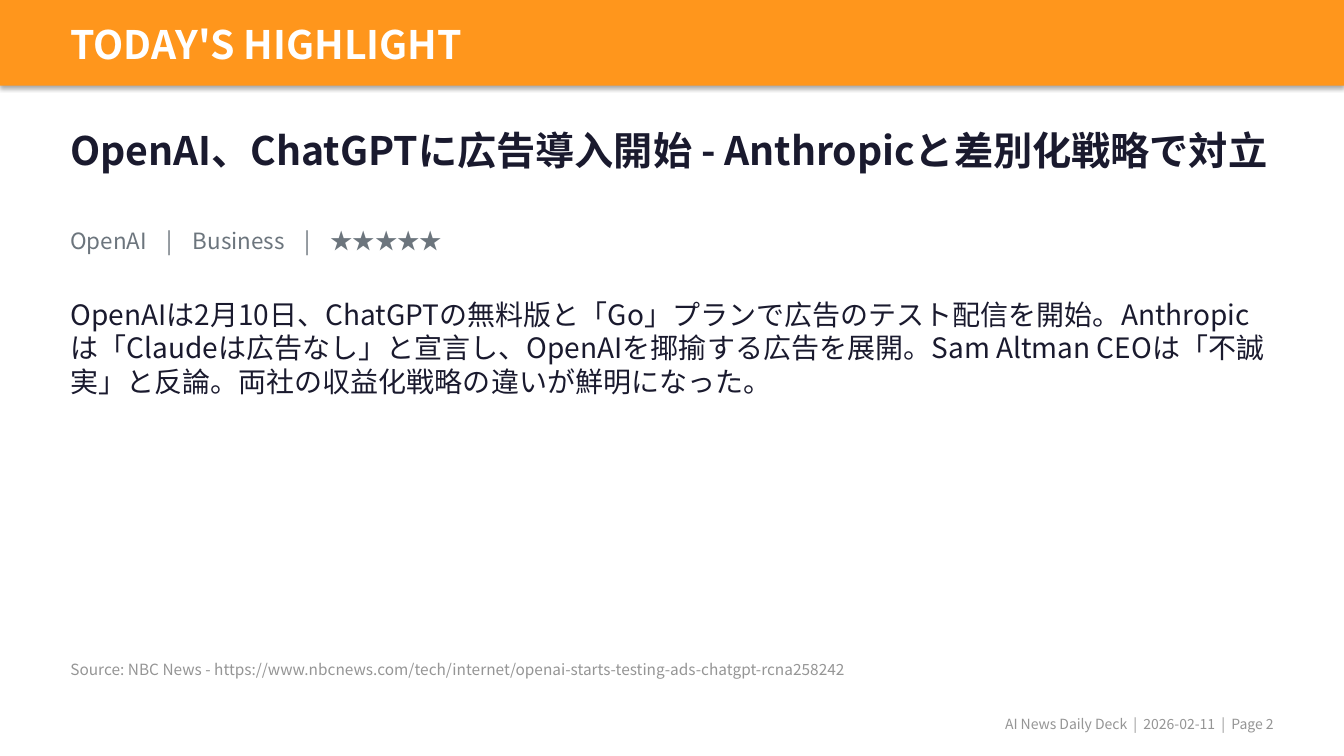
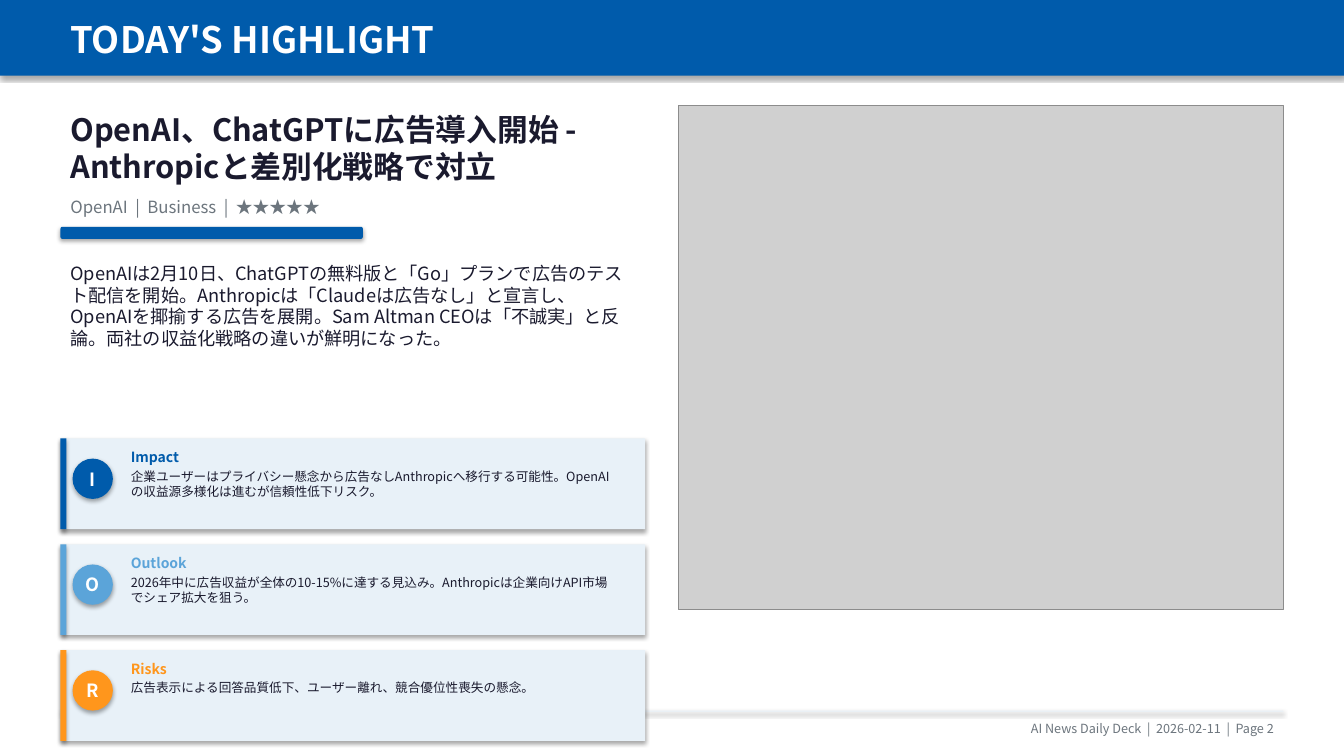
Before and after one commit to chel2311/ai-news-deck-reports, a slide deck: slide 3 of 2026-02-11/report.pptx. Drawn at 1344x756 pixels with LibreOffice and Linux fonts; fonts in the diff are those of the drawing; grey boxes stand for pictures. Boxes give left, top, right and bottom in pixels: in the first picture for what was removed or moved away, otherwise in the second. Text is boxed around its words. In the diff, an @@ line names an element or a change of style, - is before the commit and + after.

```diff
--- a/2026-02-11/report.pptx
+++ b/2026-02-11/report.pptx
@@ rectangle: place and size @@
-rectangle at [0, 0, 1344, 86]
+rectangle at [0, 0, 1344, 76]
@@ rectangle at [0, 0, 1344, 76]: fill #FF961C to #005BAB @@
@@ text "TODAY'S HIGHLIGHT" at [70, 24, 435, 54]: size 28 to 26 pt @@
@@ text "OpenAI、ChatGPTに広告導入開始 - Anthropicと差別化戦略で対立": place and size @@
-text "OpenAI、ChatGPTに広告導入開始 - Anthropicと差別化戦略で対立" at [70, 131, 1267, 174]
+text "OpenAI、ChatGPTに広告導入開始 - Anthropicと差別化戦略で対立" at [70, 114, 558, 185]
@@ text "OpenAI、ChatGPTに広告導入開始 - Anthropicと差別化戦略で対立" at [70, 114, 558, 185]: size 28 to 22 pt @@
@@ picture added at [679, 106, 1284, 610] @@
@@ text "OpenAI | Business | ★★★★★": place and size @@
-text "OpenAI | Business | ★★★★★" at [70, 232, 285, 254]
+text "OpenAI | Business | ★★★★★" at [70, 200, 216, 217]
@@ text "OpenAI | Business | ★★★★★" at [70, 200, 216, 217]: size 16 to 12 pt @@
@@ rounded rectangle added at [60, 227, 363, 239], fill #005BAB @@
@@ text "OpenAIは2月10日、ChatGPTの無料版と「Go」プランで広告のテスト配信を開始。Anthropicは「Clau ...": place and size @@
-text "OpenAIは2月10日、ChatGPTの無料版と「Go」プランで広告のテスト配信を開始。Anthropicは「Clau ..." at [70, 301, 1265, 395]
+text "OpenAIは2月10日、ChatGPTの無料版と「Go」プランで広告のテスト配信を開始。Anthropicは「Clau ..." at [70, 264, 623, 347]
@@ text "OpenAIは2月10日、ChatGPTの無料版と「Go」プランで広告のテスト配信を開始。Anthropicは「Clau ..." at [70, 264, 623, 347]: size 20 to 13 pt @@
@@ rectangle added at [60, 439, 645, 529], fill #E8F1F8 @@
@@ rectangle added at [60, 439, 67, 529], fill #005BAB @@
@@ ellipse added at [73, 459, 113, 499], fill #005BAB @@
@@ text added at [90, 472, 96, 486], 13 pt, text #FFFFFF, bold @@
+I
@@ text added at [131, 451, 179, 465], 10 pt, text #005BAB, bold @@
+Impact
@@ text added at [131, 470, 610, 497], 9 pt, text #1A1A2E @@
+企業ユーザーはプライバシー懸念から広告なしAnthropicへ移行する可能性。OpenAIの収益源多様化は進むが信頼性低下リスク。
@@ rectangle added at [60, 544, 645, 635], fill #E8F1F8 @@
@@ rectangle added at [60, 544, 67, 635], fill #5BA4D9 @@
@@ ellipse added at [73, 565, 113, 605], fill #5BA4D9 @@
@@ text added at [131, 557, 187, 568], 10 pt, text #5BA4D9, bold @@
+Outlook
@@ text added at [86, 577, 100, 591], 13 pt, text #FFFFFF, bold @@
+O
@@ text added at [131, 576, 608, 603], 9 pt, text #1A1A2E @@
+2026年中に広告収益が全体の10-15%に達する見込み。Anthropicは企業向けAPI市場でシェア拡大を狙う。
@@ rectangle added at [60, 650, 645, 741], fill #E8F1F8 @@
@@ rectangle added at [60, 650, 67, 741], fill #FF961C @@
@@ text removed at [70, 663, 844, 679] @@
-Source: NBC News - https://www.nbcnews.com/tech/internet/openai-starts-testing-ads-chatgpt-rcna258242
@@ ellipse added at [73, 670, 113, 711], fill #FF961C @@
@@ text added at [87, 683, 99, 697], 13 pt, text #FFFFFF, bold @@
+R
@@ text added at [131, 662, 167, 674], 10 pt, text #FF961C, bold @@
+Risks
@@ text added at [131, 681, 534, 693], 9 pt, text #1A1A2E @@
+広告表示による回答品質低下、ユーザー離れ、競合優位性喪失の懸念。
@@ text "AI News Daily Deck | ..." at [1031, 723, 1274, 736]: size 10 to 9 pt, text colour #959595 to #6C757D @@
@@ rectangle added at [60, 711, 1284, 712], fill #E8F1F8 @@
```
Also in this commit, not shown: 2 other slides changed, 7 slides added, 14 slides removed, 17 other files.
